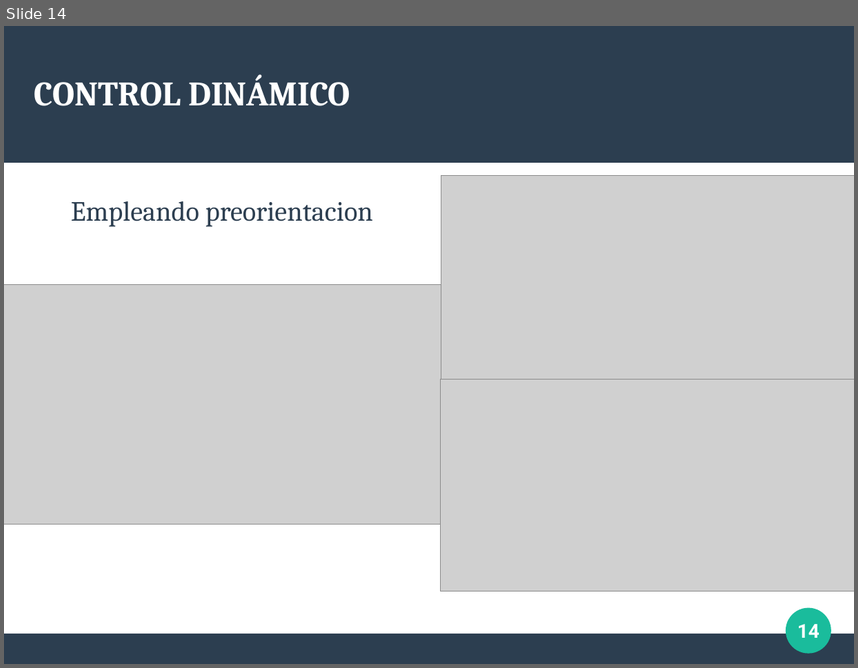
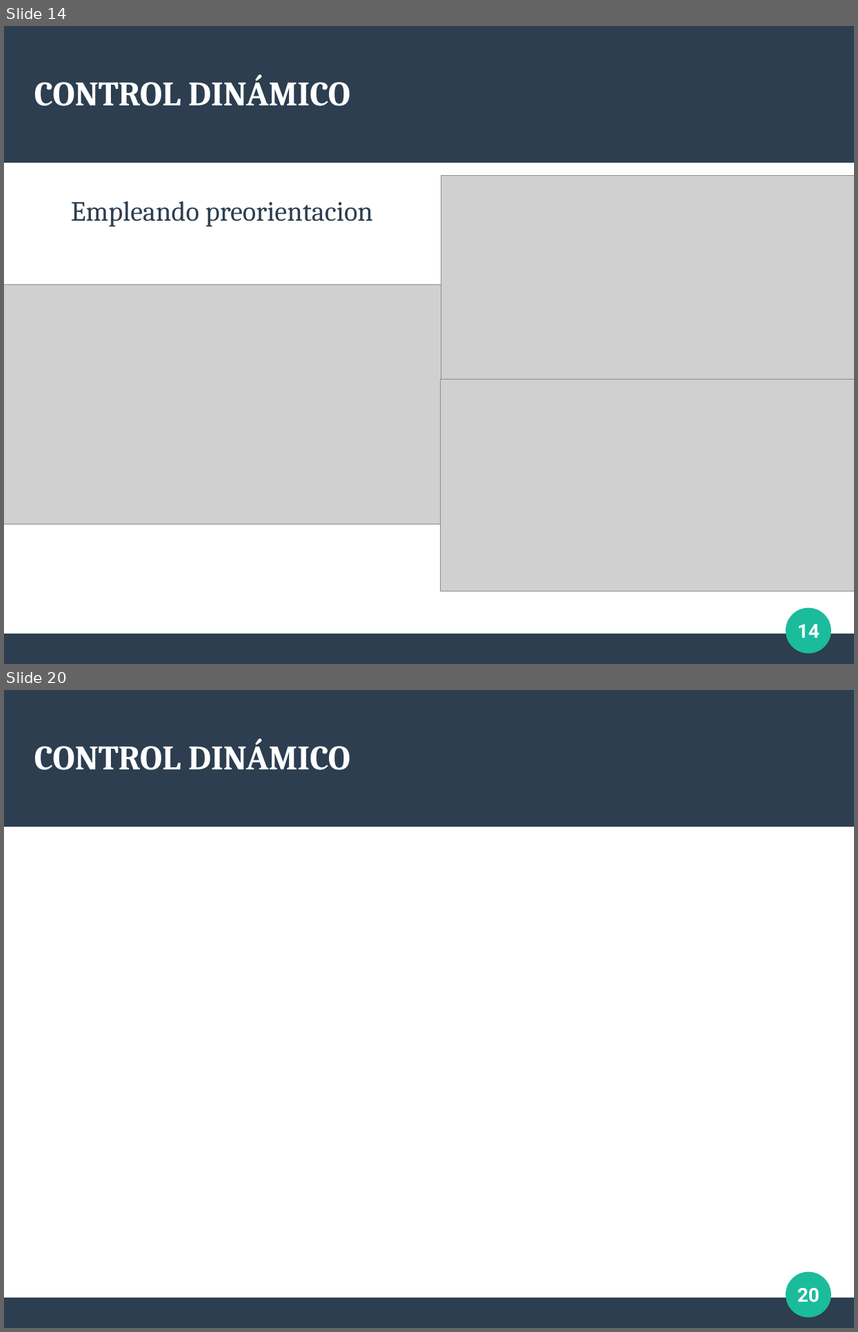
Before and after one commit to Arrivederccimamasita/Synchro_Drive_CyPR, a slide deck: Presentacion_defensa/defensa.odp. Shown one above the other, each under a label of ours: slide 14 before the commit, slides 14 and 20 after it; the slides between them are not shown. The pictures are 858x668 and 858x1332 pixels, drawn with LibreOffice and Linux fonts; fonts in the diff are those of the drawing; grey boxes stand for pictures. Boxes give left, top, right and bottom in pixels: in the first picture for what was removed or moved away, otherwise in the second. Text is boxed around its words. In the diff, an @@ line names an element or a change of style, - is before the commit and + after.

```diff
--- a/Presentacion_defensa/defensa.odp
+++ b/Presentacion_defensa/defensa.odp
@@ slide 20 added at <box>4,690,854,1328</box>, background #FFFFFF; not listed: 3 template elements that a slide beside it also shows @@
@@ title added at <box>34,738,350,770</box>, 32 pt, text #FFFFFF, bold @@
+CONTROL DINÁMICO
@@ page number added at <box>797,1288,820,1302</box>, 18 pt, text #FFFFFF, bold @@
+20
```
Also in this commit, not shown: 9 slides changed, 1 other slide added, 1 other file.
